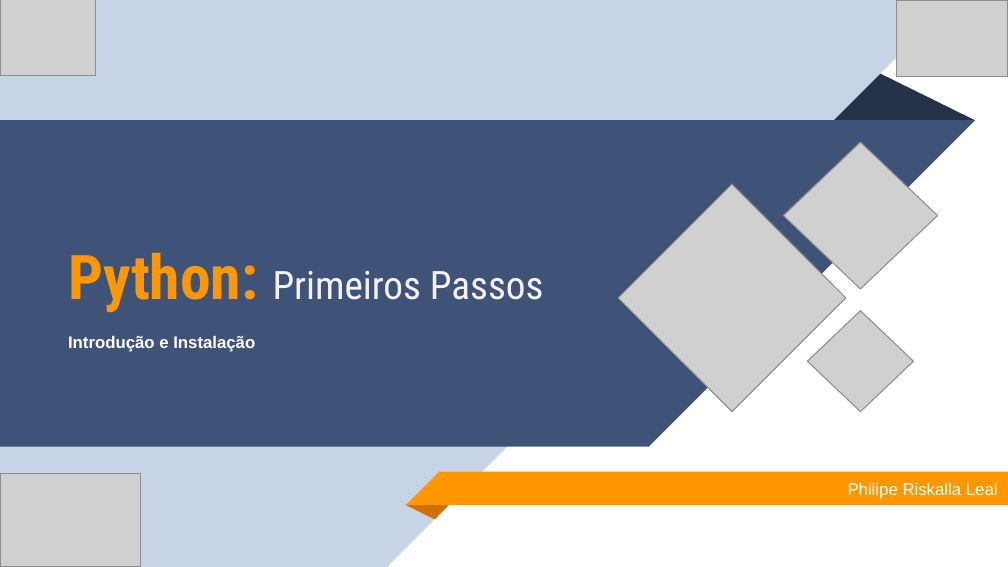
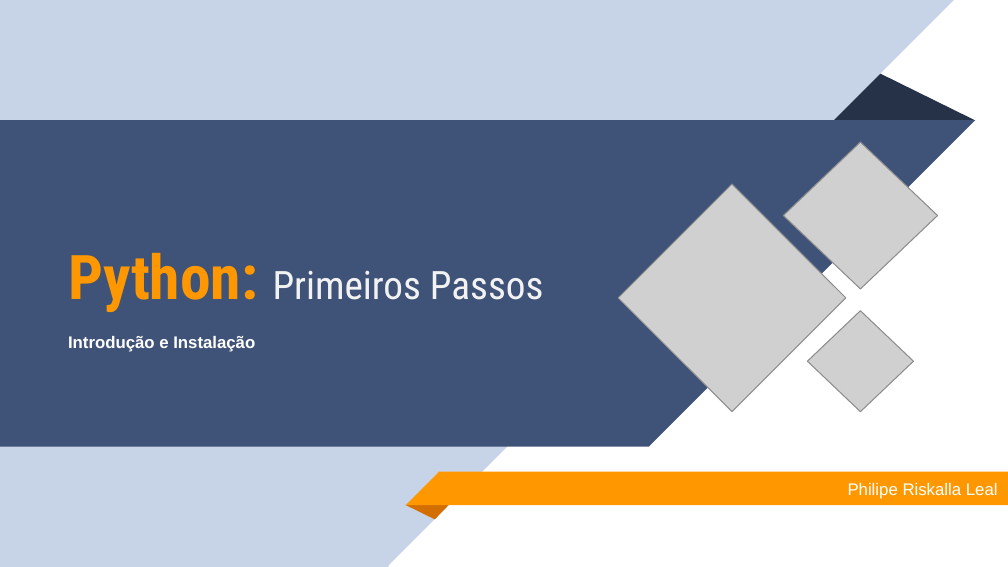
Before and after one commit to PhilipeRLeal/Introducao_Programacao, a slide deck: slide 1 of DOCs/Apresentacao/Manha/Aula_1_Parte_B_Manha.pptx. Drawn at 1008x567 pixels with LibreOffice and Linux fonts; fonts in the diff are those of the drawing; grey boxes stand for pictures. Boxes give left, top, right and bottom in pixels: in the first picture for what was removed or moved away, otherwise in the second. Text is boxed around its words. In the diff, an @@ line names an element or a change of style, - is before the commit and + after.

```diff
--- a/DOCs/Apresentacao/Manha/Aula_1_Parte_B_Manha.pptx
+++ b/DOCs/Apresentacao/Manha/Aula_1_Parte_B_Manha.pptx
@@ picture removed at (x1=0, y1=0, x2=95, y2=76) @@
@@ picture removed at (x1=897, y1=0, x2=1008, y2=77) @@
@@ picture removed at (x1=0, y1=474, x2=140, y2=567) @@
```
Also in this commit, not shown: 2 other slides changed, 1 slide added, 9 other files.
